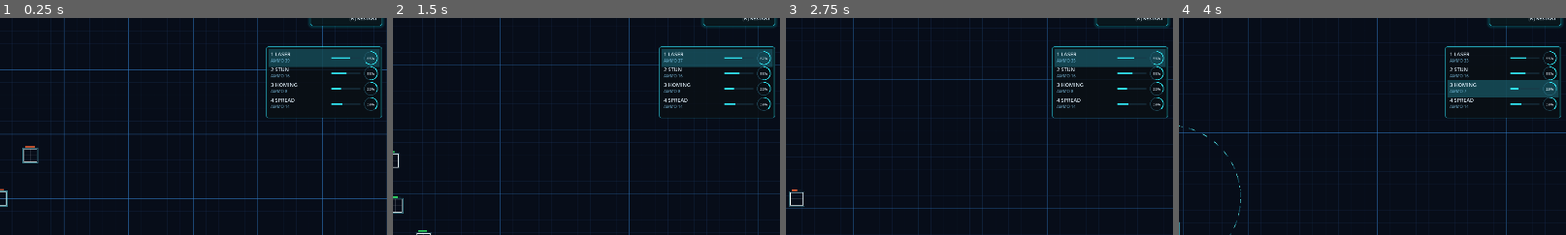
Above: before the commit, frames 1-4 (left to right).
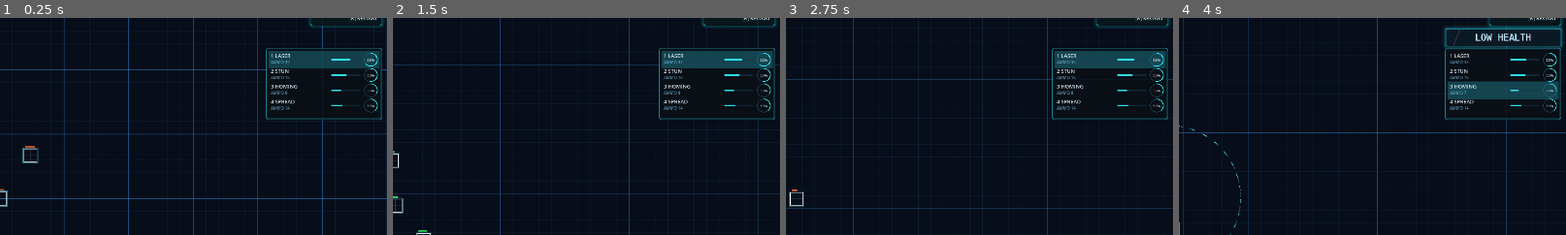
Above: after the commit, the same moments.

Repository: sudheej/neon.io
Game: Godot game, scene res://scenes/Main.tscn
The game is run twice, just before and just after one commit, with the same random seed, the same clock (stepped at 60 frames per second) and the same inputs.
Inputs (mouse positions are % of the whole screen's width and height, from its top left):
- Up to frame 1 (0.25 s): no input
- Up to frame 2 (1.5 s): move the mouse to (72, 45) at 0.52 s; hold D (move_right) 0.53-1.28 s; hold E (expand_mode) 0.53-1.28 s; move the mouse to (30, 55) at 1.27 s; hold S (move_down) from 1.28 s (still down); click (30, 55) at 1.35 s
- Up to frame 3 (2.75 s): move the mouse to (60, 28) at 2.02 s; release S (move_down) at 2.03 s; hold D (move_right) from 2.03 s (still down); hold [ (select_prev_slot) from 2.03 s (still down)
- Up to frame 4 (4 s): move the mouse to (45, 70) at 2.77 s; release D (move_right) at 2.78 s; release [ (select_prev_slot) at 2.78 s; hold W (move_up) 2.78-3.53 s; tap Q (toggle_range) at 2.85 s; move the mouse to (80, 65) at 3.52 s; hold A (move_left) from 3.53 s (still down); hold 3 (weapon_homing) from 3.53 s (still down)
The pictures show only the part of the screen within x 50-100%, y 8-58%; the shares and areas given below are measured in that part.

The runs differ from the first frame. In frame 1, 2.3% of the frame differs, in the area x 68-99%, y 12-47%; in frame 2, 2.3%; in frame 3, 2.3%; in frame 4, 3.1%, in the area x 68-100%, y 4-47%.

Commit message:
HUD announcment

Diff:
--- a/src/presentation/scenes/World.tscn
+++ b/src/presentation/scenes/World.tscn
@@ -11,6 +11,7 @@
 [ext_resource type="Script" path="res://src/infrastructure/agent/AgentBridge.gd" id="9"]
 [ext_resource type="Script" path="res://src/infrastructure/agent/LocalAgentStub.gd" id="10"]
 [ext_resource type="Script" path="res://src/infrastructure/network/LocalNetworkAdapter.gd" id="11"]
+[ext_resource type="Script" path="res://src/presentation/ui/HudAnnouncement.gd" id="12"]
 
 [sub_resource type="StyleBoxFlat" id="1"]
 content_margin_left = 12.0
@@ -31,6 +32,30 @@
 shadow_offset = Vector2(0, 0)
 shadow_color = Color(0, 1, 1, 0.2)
 
+[sub_resource type="StyleBoxFlat" id="2"]
+content_margin_left = 12.0
+content_margin_top = 8.0
+content_margin_right = 12.0
+content_margin_bottom = 8.0
+bg_color = Color(0.04, 0.08, 0.12, 0.86)
+border_width_left = 1
+border_width_top = 1
+border_width_right = 1
+border_width_bottom = 1
+border_color = Color(0.18, 0.9, 1, 0.92)
+corner_radius_top_left = 5
+corner_radius_top_right = 5
+corner_radius_bottom_right = 5
+corner_radius_bottom_left = 5
+shadow_size = 10
+shadow_offset = Vector2(0, 0)
+shadow_color = Color(0.2, 0.95, 1, 0.18)
+
+[sub_resource type="SystemFont" id="3"]
+font_names = PackedStringArray("Electrolize", "DSEG14 Classic", "DSEG7 Classic", "DS-Digital", "Digital-7", "LCD", "DejaVu Sans Mono")
+antialiasing = 0
+subpixel_positioning = 0
+
 [node name="World" type="Node2D"]
 script = ExtResource("1")
 
@@ -116,10 +141,43 @@
 anchor_right = 1.0
 anchor_bottom = 0.0
 offset_left = -300.0
-offset_top = 162.0
+offset_top = 166.0
 offset_right = -12.0
-offset_bottom = 340.0
+offset_bottom = 344.0
 script = ExtResource("4")
+
+[node name="LowHealthBanner" type="PanelContainer" parent="HUD"]
+visible = false
+anchor_left = 1.0
+anchor_top = 0.0
+anchor_right = 1.0
+anchor_bottom = 0.0
+offset_left = -298.0
+offset_top = 118.0
+offset_right = -12.0
+offset_bottom = 162.0
+pivot_offset = Vector2(143, 22)
+theme_override_styles/panel = SubResource("2")
+script = ExtResource("12")
+
+[node name="Margin" type="MarginContainer" parent="HUD/LowHealthBanner"]
+layout_mode = 2
+theme_override_constants/margin_left = 8
+theme_override_constants/margin_top = 6
+theme_override_constants/margin_right = 8
+theme_override_constants/margin_bottom = 6
+
+[node name="Message" type="Label" parent="HUD/LowHealthBanner/Margin"]
+layout_mode = 2
+horizontal_alignment = 1
+vertical_alignment = 1
+text = "LOW HEALTH"
+theme_override_colors/font_color = Color(0.85, 0.98, 1, 1)
+theme_override_colors/font_outline_color = Color(0.08, 0.22, 0.28, 0.95)
+theme_override_constants/outline_size = 1
+theme_override_fonts/font = SubResource("3")
+theme_override_font_sizes/font_size = 23
+text_overrun_behavior = 3
 
 [node name="GameOver" type="CanvasLayer" parent="."]
 layer = 20
--- /dev/null
+++ b/src/presentation/ui/HudAnnouncement.gd
@@ -0,0 +1,130 @@
+extends PanelContainer
+
+const POP_IN_SCALE: Vector2 = Vector2(0.88, 0.88)
+const REST_SCALE: Vector2 = Vector2.ONE
+const HIDE_SCALE: Vector2 = Vector2(0.94, 0.94)
+const APPEAR_GLITCH_SECONDS: float = 0.55
+const TEXT_INSET_TOP: float = 1.0
+const TEXT_INSET_BOTTOM: float = 6.0
+
+@onready var message_label: Label = $Margin/Message
+@onready var margin_container: MarginContainer = $Margin
+
+var _anim_t: float = 0.0
+var _is_active: bool = false
+var _hide_tween: Tween = null
+var _show_tween: Tween = null
+var _appear_fx_t: float = APPEAR_GLITCH_SECONDS
+var _rng := RandomNumberGenerator.new()
+
+func _ready() -> void:
+	visible = false
+	scale = POP_IN_SCALE
+	modulate = Color(1.0, 1.0, 1.0, 0.0)
+	_rng.randomize()
+	if message_label != null:
+		# Draw text manually for glitch/vector styling while keeping node for theme + layout.
+		message_label.visible = false
+
+func _process(delta: float) -> void:
+	if not visible:
+		return
+	_anim_t += delta
+	_appear_fx_t += delta
+	queue_redraw()
+
+func show_announcement(text: String) -> void:
+	_is_active = true
+	_appear_fx_t = 0.0
+	if message_label != null:
+		message_label.text = text
+	visible = true
+	if _hide_tween != null:
+		_hide_tween.kill()
+	if _show_tween != null:
+		_show_tween.kill()
+	scale = POP_IN_SCALE
+	modulate = Color(1.0, 1.0, 1.0, 0.0)
+	_show_tween = create_tween()
+	_show_tween.tween_property(self, "modulate:a", 1.0, 0.12).set_trans(Tween.TRANS_SINE).set_ease(Tween.EASE_OUT)
+	_show_tween.parallel().tween_property(self, "scale", Vector2(1.03, 1.03), 0.14).set_trans(Tween.TRANS_BACK).set_ease(Tween.EASE_OUT)
+	_show_tween.tween_property(self, "scale", REST_SCALE, 0.15).set_trans(Tween.TRANS_SINE).set_ease(Tween.EASE_IN_OUT)
+
+func hide_announcement() -> void:
+	_is_active = false
+	if not visible:
+		return
+	if _show_tween != null:
+		_show_tween.kill()
+	if _hide_tween != null:
+		_hide_tween.kill()
+	_hide_tween = create_tween()
+	_hide_tween.tween_property(self, "scale", HIDE_SCALE, 0.12).set_trans(Tween.TRANS_SINE).set_ease(Tween.EASE_IN)
+	_hide_tween.parallel().tween_property(self, "modulate:a", 0.0, 0.12).set_trans(Tween.TRANS_SINE).set_ease(Tween.EASE_IN)
+	_hide_tween.tween_callback(func() -> void:
+		if not _is_active:
+			visible = false
+	)
+
+func _draw() -> void:
+	if not visible:
+		return
+	var rect := Rect2(Vector2.ZERO, size)
+	var pulse = 0.5 + 0.5 * sin(_anim_t * 5.2)
+	var neon = Color(0.08, 0.95, 1.0, 0.21 + pulse * 0.10)
+	var magenta = Color(1.0, 0.28, 0.86, 0.07 + pulse * 0.06)
+	draw_rect(rect.grow(1.4), neon, false, 1.2)
+	draw_rect(rect.grow(2.8), neon * Color(1, 1, 1, 0.4), false, 0.9)
+	draw_rect(rect.grow(4.0), magenta, false, 0.7)
+	var sweep = fmod(_anim_t * 92.0, rect.size.x + 40.0) - 20.0
+	var from = Vector2(sweep, 2.0)
+	var to = Vector2(sweep - 16.0, rect.size.y - 2.0)
+	draw_line(from, to, Color(0.95, 0.55, 1.0, 0.26), 2.0)
+	_draw_glitch_text(rect)
+
+func _draw_glitch_text(rect: Rect2) -> void:
+	if message_label == null:
+		return
+	var text := message_label.text
+	if text.is_empty():
+		return
+	var font := message_label.get_theme_font("font")
+	if font == null:
+		font = get_theme_default_font()
+	var font_size := message_label.get_theme_font_size("font_size")
+	if font_size <= 0:
+		font_size = get_theme_default_font_size()
+	var text_size: Vector2 = font.get_string_size(text, HORIZONTAL_ALIGNMENT_LEFT, -1, font_size)
+	var content_rect := rect
+	if margin_container != null:
+		content_rect = Rect2(margin_container.position, margin_container.size)
+	content_rect.position.y += TEXT_INSET_TOP
+	content_rect.size.y = maxf(1.0, content_rect.size.y - (TEXT_INSET_TOP + TEXT_INSET_BOTTOM))
+	var base := Vector2(
+		content_rect.position.x + (content_rect.size.x - text_size.x) * 0.5,
+		content_rect.position.y + (content_rect.size.y + text_size.y) * 0.5 - 3.0
+	)
+	var appear: float = clamp(1.0 - (_appear_fx_t / APPEAR_GLITCH_SECONDS), 0.0, 1.0)
+	var flicker: float = 0.8 + 0.2 * (0.5 + 0.5 * sin(_anim_t * 24.0))
+	var jitter: float = 6.0 * appear
+	var drift: float = sin(_anim_t * 42.0) * jitter * 0.35
+	var split: float = 1.0 + 5.0 * appear
+
+	draw_string(font, base + Vector2(-2.4, 0.4), text, HORIZONTAL_ALIGNMENT_LEFT, -1, font_size, Color(0.15, 0.95, 1.0, 0.12 + appear * 0.10))
+	draw_string(font, base + Vector2(2.4, -0.4), text, HORIZONTAL_ALIGNMENT_LEFT, -1, font_size, Color(0.92, 0.4, 1.0, 0.08 + appear * 0.08))
+	draw_string(font, base + Vector2(-split + drift, -0.6), text, HORIZONTAL_ALIGNMENT_LEFT, -1, font_size, Color(0.28, 0.95, 1.0, 0.42 + appear * 0.22))
+	draw_string(font, base + Vector2(split + drift * 0.5, 0.6), text, HORIZONTAL_ALIGNMENT_LEFT, -1, font_size, Color(1.0, 0.36, 0.9, 0.28 + appear * 0.22))
+	draw_string(font, base + Vector2(drift * 0.35, 0.0), text, HORIZONTAL_ALIGNMENT_LEFT, -1, font_size, Color(0.88, 0.98, 1.0, 0.86 * flicker))
+
+	if appear <= 0.0:
+		return
+	var glitch_lines: int = 1 + int(round(appear * 2.0))
+	for i in range(glitch_lines):
+		var line_y := base.y - text_size.y + _rng.randf_range(0.0, text_size.y + 1.0)
+		var line_x := base.x + _rng.randf_range(-5.0, 5.0)
+		var line_w := text_size.x + _rng.randf_range(-8.0, 10.0)
+		var alpha: float = 0.08 + 0.20 * appear
+		var line_color := Color(0.2, 0.95, 1.0, alpha)
+		if i % 2 == 1:
+			line_color = Color(1.0, 0.4, 0.92, alpha * 0.8)
+		draw_rect(Rect2(line_x, line_y, maxf(2.0, line_w), 1.0), line_color, true)
--- a/src/presentation/world/World.gd
+++ b/src/presentation/world/World.gd
@@ -13,6 +13,8 @@
 const DANGER_WINDOW_SECONDS: float = 6.0
 const KILL_REWARD_DANGER_MULT: float = 1.35
 const TELEMETRY_INTERVAL: float = 10.0
+const LOW_HEALTH_THRESHOLD: float = 0.4
+const LOW_HEALTH_HYSTERESIS: float = 0.005
 const PlayerScene = preload("res://src/presentation/scenes/Player.tscn")
 const AIControllerScript = preload("res://src/input/AIInputSource.gd")
 
@@ -25,11 +27,13 @@
 var camera_follow_speed: float = 6.0
 var telemetry_enabled: bool = true
 var telemetry_timer: float = TELEMETRY_INTERVAL
+var low_health_alert_active: bool = false
 
 @onready var player = $Player
 @onready var enemies_root = $Enemies
 @onready var camera = $Camera2D
 @onready var hud_label: Label = $HUD/InfoPanel/Body/Info
+@onready var low_health_banner = $HUD/LowHealthBanner
 @onready var game_over_layer: CanvasLayer = $GameOver
 @onready var game_over_time: Label = $GameOver/TimeSurvived
 
@@ -71,6 +75,7 @@
 			_log_telemetry(combatants)
 	_process_combatants(delta, combatants)
 	_update_hud(combatants)
+	_update_announcements()
 	_maybe_spawn_enemy(delta, combatants.size() - 1)
 
 func _get_combatants() -> Array[Node]:
@@ -182,6 +187,8 @@
 func _on_player_died(_victim: Node) -> void:
 	game_over = true
 	game_over_pulse = 0.0
+	if low_health_banner != null and low_health_banner.has_method("hide_announcement"):
+		low_health_banner.hide_announcement()
 	if telemetry_enabled:
 		_log_telemetry(_get_combatants())
 		_log_telemetry_summary()
@@ -270,3 +277,24 @@
 	var homing = int(usage.get(WeaponSlot.WeaponType.HOMING, 0))
 	var spread = int(usage.get(WeaponSlot.WeaponType.SPREAD, 0))
 	return "laser:%d stun:%d homing:%d spread:%d" % [laser, stun, homing, spread]
+
+func _update_announcements() -> void:
+	if player == null or not is_instance_valid(player):
+		return
+	if low_health_banner == null:
+		return
+	var max_hp = float(player.get("max_health"))
+	if max_hp <= 0.0:
+		return
+	var hp = float(player.get("health"))
+	var ratio = hp / max_hp
+	if ratio <= LOW_HEALTH_THRESHOLD:
+		if not low_health_alert_active:
+			low_health_alert_active = true
+			if low_health_banner.has_method("show_announcement"):
+				low_health_banner.show_announcement("LOW HEALTH")
+	elif ratio >= LOW_HEALTH_THRESHOLD + LOW_HEALTH_HYSTERESIS:
+		if low_health_alert_active:
+			low_health_alert_active = false
+			if low_health_banner.has_method("hide_announcement"):
+				low_health_banner.hide_announcement()
Not shown: 1 places in src/presentation/scenes/World.tscn that only renumber resources
